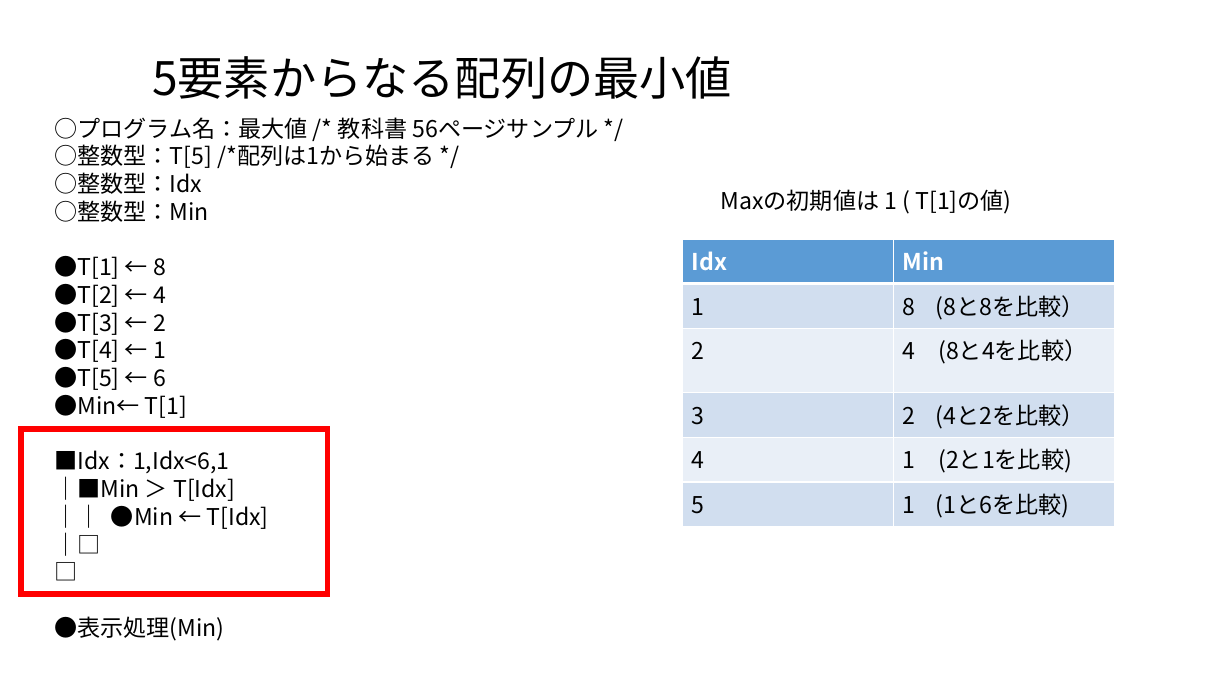
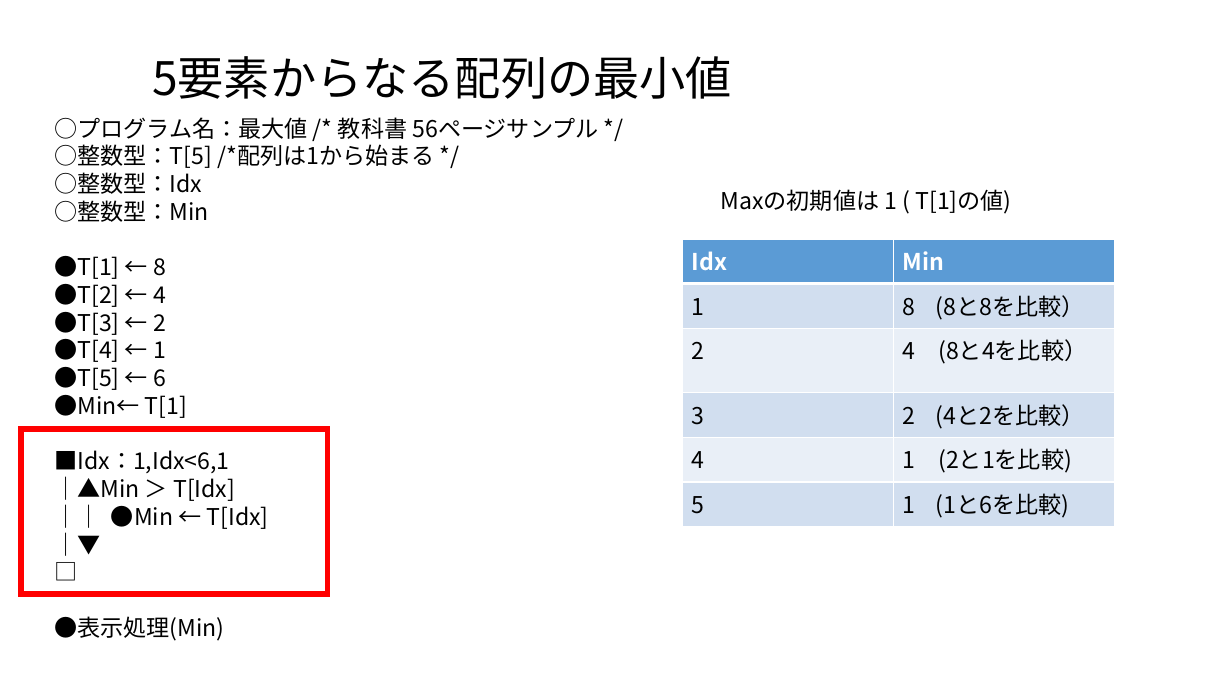
Before and after one commit to masakage/algorithm, a slide deck: slide 9 of docs/第8回最大値最小値を求めるアルゴリズム.pptx. Drawn at 1232x693 pixels with LibreOffice and Linux fonts; fonts in the diff are those of the drawing. Boxes give left, top, right and bottom in pixels: in the first picture for what was removed or moved away, otherwise in the second. Text is boxed around its words. In the diff, an @@ line names an element or a change of style, - is before the commit and + after.

```diff
--- a/docs/第8回最大値最小値を求めるアルゴリズム.pptx
+++ b/docs/第8回最大値最小値を求めるアルゴリズム.pptx
@@ text at bbox=[54, 117, 598, 641]: text changed @@
-｜□
+｜▼
@@ text at bbox=[54, 476, 235, 501]: text changed @@
-｜■Min ＞ T[Idx]
+｜▲Min ＞ T[Idx]
```
Also in this commit, not shown: 3 other slides changed, 1 slide added.
